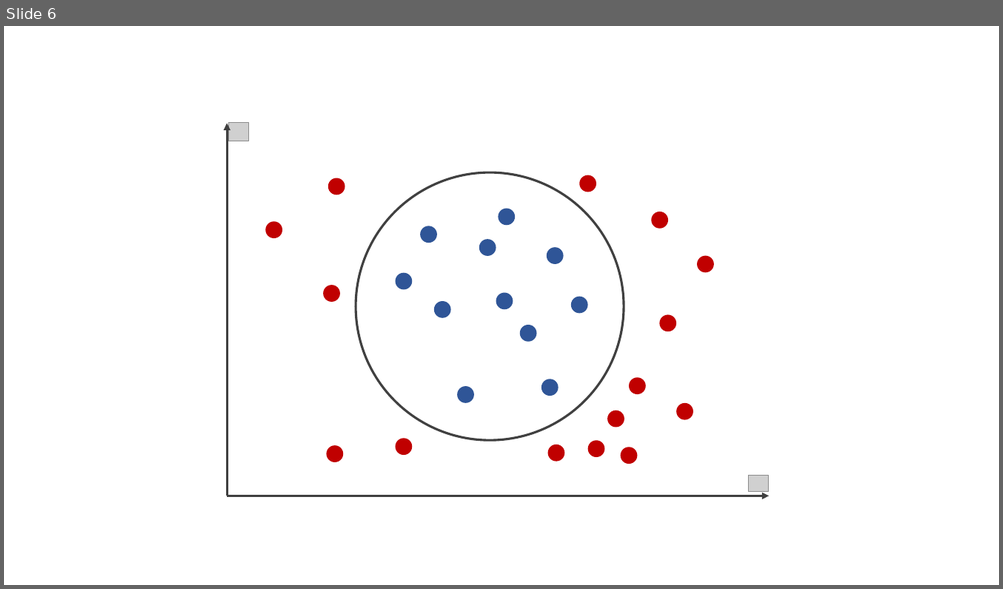
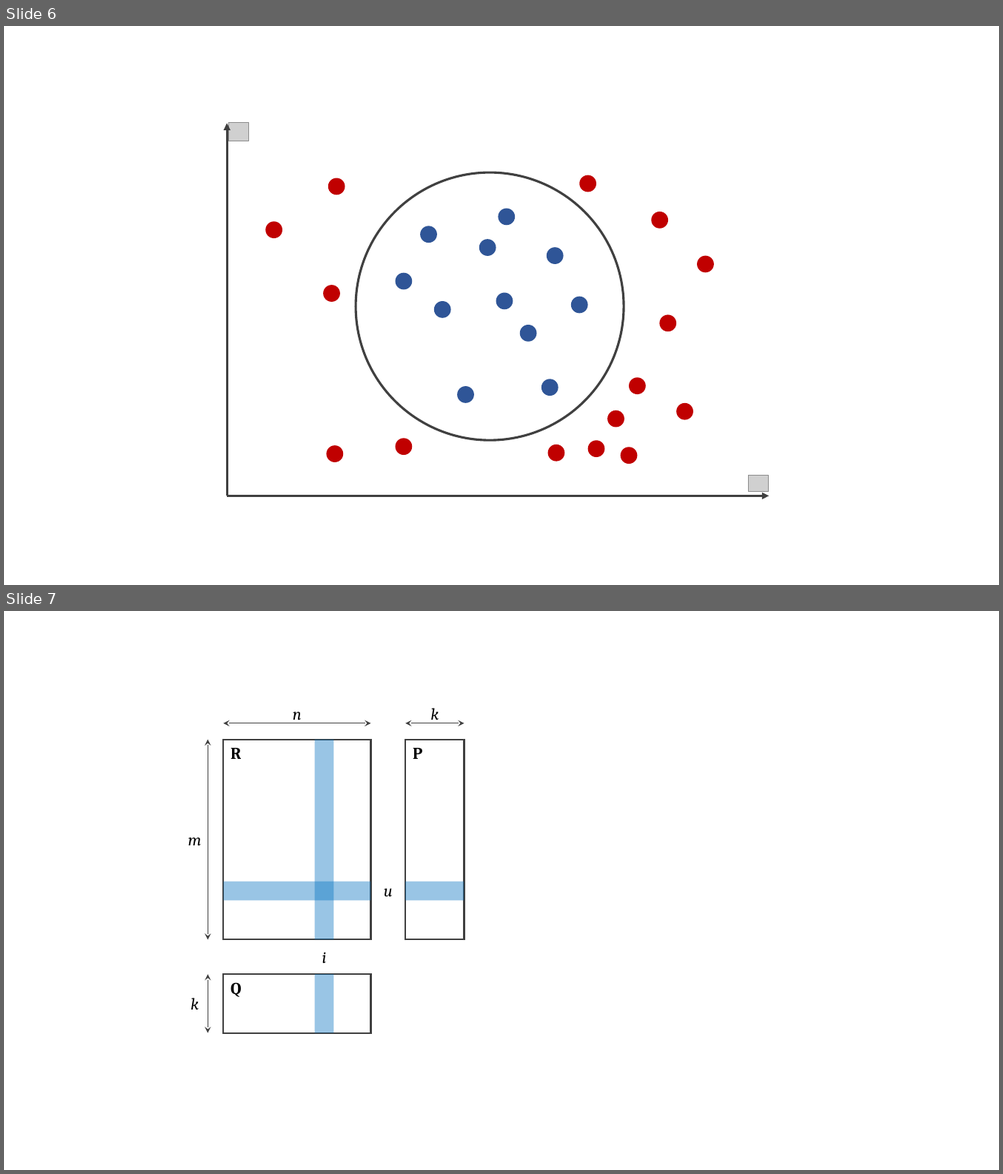
Before and after one commit to hungpq7/data-science, a slide deck: image/draft.pptx. Shown one above the other, each under a label of ours: slide 6 before the commit, slides 6 and 7 after it. The pictures are 1003x589 and 1003x1174 pixels, drawn with LibreOffice and Linux fonts; fonts in the diff are those of the drawing; grey boxes stand for pictures. Boxes give left, top, right and bottom in pixels: in the first picture for what was removed or moved away, otherwise in the second. Text is boxed around its words. In the diff, an @@ line names an element or a change of style, - is before the commit and + after.

```diff
--- a/image/draft.pptx
+++ b/image/draft.pptx
@@ slide 7 added at [4, 611, 999, 1170], background #FFFFFF @@
@@ text added at [293, 712, 301, 723], 16 pt, text #000000, italic @@
+n
@@ text added at [430, 708, 438, 723], 16 pt, text #000000, italic @@
+k
@@ double arrow added from (208, 739) to (208, 940), #404040 0.5 pt @@
@@ rectangle added at [223, 739, 371, 940], outline #404040 1.5 pt @@
@@ double arrow added from (223, 723) to (371, 723), #404040 0.5 pt @@
@@ rectangle added at [315, 740, 334, 940], fill #0070C0 at 40% opacity @@
@@ rectangle added at [405, 739, 464, 940], outline #404040 1.5 pt @@
@@ double arrow added from (405, 723) to (464, 723), #404040 0.5 pt @@
@@ text added at [230, 748, 241, 759], 16 pt, text #000000, bold @@
+R
@@ text added at [412, 748, 422, 759], 16 pt, text #000000, bold @@
+P
@@ text added at [188, 837, 202, 846], 16 pt, text #000000, italic @@
+m
@@ rectangle added at [223, 882, 371, 901], fill #0070C0 at 40% opacity @@
@@ text added at [384, 889, 392, 897], 16 pt, text #000000, italic @@
+u
@@ rectangle added at [405, 882, 464, 901], fill #0070C0 at 40% opacity @@
@@ text added at [322, 952, 327, 963], 16 pt, text #000000, italic @@
+i
@@ double arrow added from (208, 974) to (208, 1034), #404040 0.5 pt @@
@@ rectangle added at [223, 974, 371, 1034], outline #404040 1.5 pt @@
@@ text added at [230, 982, 241, 997], 16 pt, text #000000, bold @@
+Q
@@ rectangle added at [315, 975, 334, 1034], fill #0070C0 at 40% opacity @@
@@ text added at [190, 998, 199, 1010], 16 pt, text #000000, italic @@
+k
```
Also in this commit, not shown: 1 other file.
